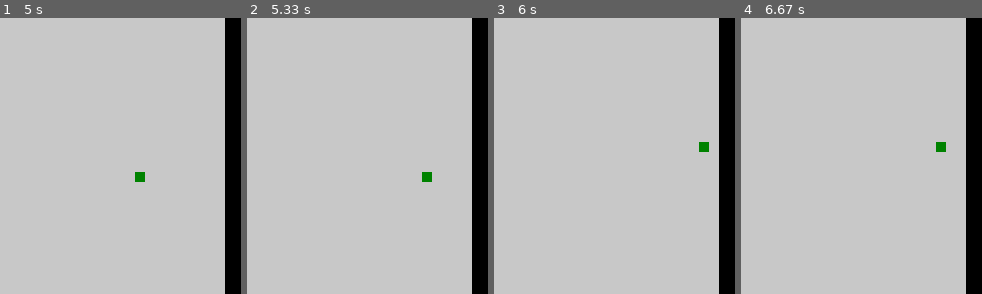
Above: before the commit, frames 1-4 (left to right).
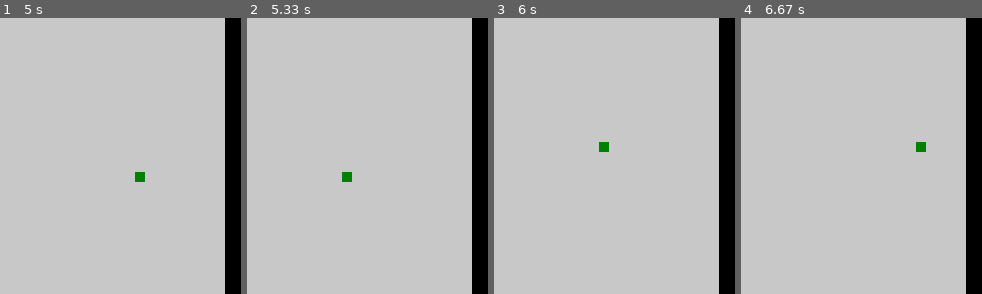
Above: after the commit, the same moments.

Repository: Stegrym/Codewars
Game: pygame game, started from PyGame/game_snake.py
The game is run twice, just before and just after one commit, with the same random seed, the same clock (stepped at 60 frames per second) and the same inputs.
Inputs:
- Up to frame 1 (5 s): hold Right 0.33-0.8 s; hold Up 0.83-1.13 s; hold Right 1.17-1.63 s; hold Down 2.23-2.53 s; hold Left 2.57-2.97 s; hold Up 3-3.37 s; hold Right 3.4-4.03 s; hold Down 4.07-4.43 s; hold Left 4.47-4.93 s; hold Right from 4.97 s (still down)
- Up to frame 2 (5.33 s): keep holding Right
- Up to frame 3 (6 s): release Right at 5.43 s; hold Up 5.47-5.77 s; hold Right from 5.8 s (still down)
- Up to frame 4 (6.67 s): release Right at 6.27 s; hold Left from 6.3 s (still down)
The pictures show only the part of the screen within x 50-100%, y 22-72%; the shares and areas given below are measured in that part.

Frame 1 is identical in both runs. In frame 2, 0.3% of the frame differs, in the area x 39-77%, y 55-60%; in frame 3, 0.3%; in frame 4, 0.3%.

Commit message:
28.04.2024

Diff:
--- a/PyGame/game_snake.py
+++ b/PyGame/game_snake.py
@@ -2,22 +2,23 @@
 import time
 import random
 
-# 41,112
+# 42,110
 
 pygame.init()
-white = (255, 255, 255)
-yellow = (255, 255, 102)
-black = (0, 0, 0)
-red = (130, 0, 0)
-green = (0, 130, 0)
-blue = (0, 0, 130)
-grey = (200, 200, 200)
+color = {'white': (255, 255, 255),
+         'yellow': (255, 255, 102),
+         'black': (0, 0, 0),
+         'red': (130, 0, 0),
+         'green': (0, 130, 0),
+         'blue': (0, 0, 130),
+         'grey': (200, 200, 200),
+         }
 
 screen_width_x = 500
 screen_height_y = 580
 
 game_screen = pygame.display.set_mode((screen_width_x, screen_height_y))
-pygame.display.set_caption('Snake')  # game window name
+pygame.display.set_caption('Snake')
 clock = pygame.time.Clock()
 
 snake_block = 10
@@ -28,17 +29,17 @@
 
 
 def score(score):
-    value = score_font.render('points: ' + str(score), True, black)
+    value = score_font.render('points: ' + str(score), True, color['black'])
     game_screen.blit(value, [30, 520])
 
 
 def our_snake(snake_block, snake_list):
     for x in snake_list:
-        pygame.draw.rect(game_screen, green, [
+        pygame.draw.rect(game_screen, color['green'], [
                          x[0], x[1], snake_block, snake_block])
 
 
-def message(msg, color=black):  # dirty
+def message(msg, color=color['black']):  # dirty, fix me
     text1 = 'Game Over'
     text2 = 'R --> ReStart'
     text3 = 'Q --> Quit'
@@ -57,6 +58,7 @@
     y1 = screen_height_y/2
     x1_change = 0
     y1_change = 0
+    vector_moving = ''
     snake_List = []
     Length_of_snake = 1
     foodx = round(random.randrange(10, 470)/10)*10
@@ -64,8 +66,8 @@
 
     while not game_over:
         while game_close == True:
-            game_screen.fill(black)
-            message('Looooser!', white)
+            game_screen.fill(color['black'])
+            message('not to day', color['white'])
             pygame.display.update()
             for event in pygame.event.get():
                 if event.type == pygame.QUIT:
@@ -81,20 +83,22 @@
             if event.type == pygame.QUIT:
                 game_over = True
             if event.type == pygame.KEYDOWN:
-                if event.key == pygame.K_LEFT or event.key == pygame.K_a:
+                if event.key == pygame.K_LEFT and vector_moving != 'Right':
                     x1_change = -snake_block
                     y1_change = 0
-                elif event.key == pygame.K_RIGHT or event.key == pygame.K_d:
+                    vector_moving = 'Left'
+                if event.key == pygame.K_RIGHT and vector_moving != 'Left':
                     x1_change = snake_block
                     y1_change = 0
-                elif event.key == pygame.K_UP or event.key == pygame.K_w:
+                    vector_moving = 'Right'
+                if event.key == pygame.K_UP and vector_moving != 'Down':
                     x1_change = 0
                     y1_change = -snake_block
-                elif event.key == pygame.K_DOWN or event.key == pygame.K_s:
+                    vector_moving = 'Up'
+                if event.key == pygame.K_DOWN and vector_moving != 'Up':
                     x1_change = 0
                     y1_change = snake_block
-        # if x1 >= dis_width_x or x1 < 0 or y1 >= dis_height_y or y1 < 0:  # outside game_box death
-        #     game_close = True
+                    vector_moving = 'Down'
 
         ''' Snake teleport '''
         if x1 == 500.0:
@@ -105,16 +109,16 @@
             y1 = 10.0
         if y1 == 0.0:
             y1 = 490.0
-
+        '''snake like moving'''
         x1 += x1_change
         y1 += y1_change
         # print(f'x == {x1}, y == {y1}')  # points
-        game_screen.fill(grey)
-        pygame.draw.rect(game_screen, red, [
+        game_screen.fill(color['grey'])
+        pygame.draw.rect(game_screen, color['red'], [
                          foodx, foody, snake_block, snake_block])
-        pygame.draw.rect(game_screen, black, [
+        pygame.draw.rect(game_screen, color['black'], [
                          (0, 0), (500, 510)], 20)  # need line
-        pygame.draw.rect(game_screen, black, [(0, 0), (500, 580)], 20)
+        pygame.draw.rect(game_screen, color['black'], [(0, 0), (500, 580)], 20)
         pygame.display.update()
         snake_Head = []
         snake_Head.append(x1)
